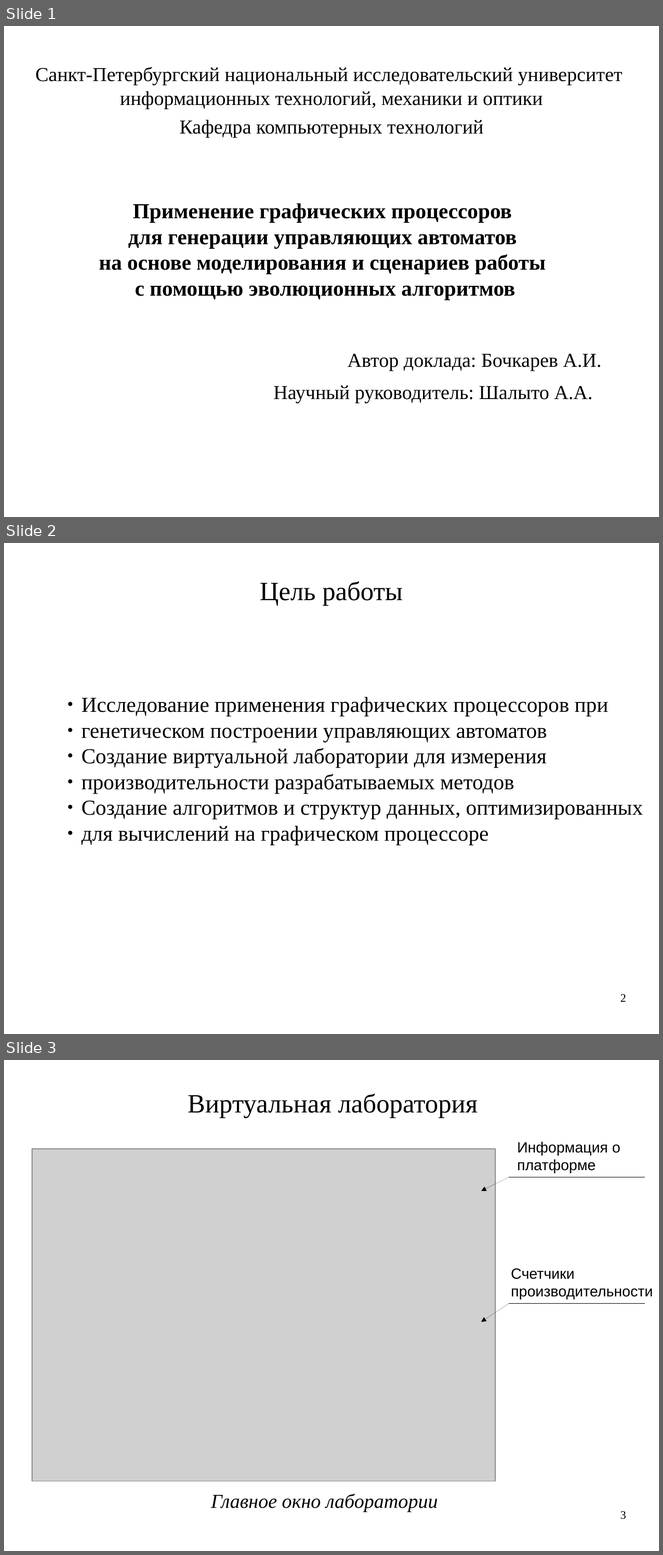
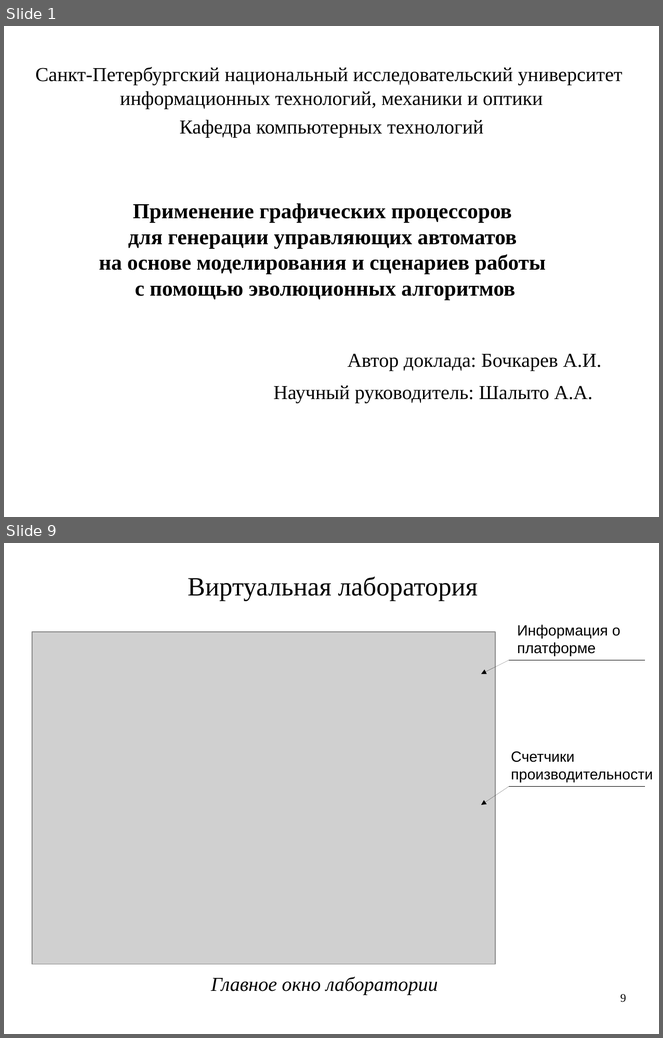
Before and after one commit to artem-bochkarev/master-work, a slide deck: Papers/PresentationKMU.odp. Shown one above the other, each under a label of ours: slides 1, 2 and 3 before the commit, slides 1 and 9 after it; the slides between them are not shown. The pictures are 663x1555 and 663x1038 pixels, drawn with LibreOffice and Linux fonts; fonts in the diff are those of the drawing; grey boxes stand for pictures. Boxes give left, top, right and bottom in pixels: in the first picture for what was removed or moved away, otherwise in the second. Text is boxed around its words. In the diff, an @@ line names an element or a change of style, - is before the commit and + after.

```diff
--- a/Papers/PresentationKMU.odp
+++ b/Papers/PresentationKMU.odp
@@ slide 2 removed at [4,543,659,1034], background #FFFFFF @@
@@ text removed at [260,581,403,605] @@
-Цель работы
@@ text removed at [81,697,643,846] @@
-● Исследование применения графических процессоров при
-● генетическом построении управляющих автоматов
-● Создание виртуальной лаборатории для измерения
-● производительности разрабатываемых методов
-● Создание алгоритмов и структур данных, оптимизированных
-● для вычислений на графическом процессоре
@@ page number removed at [621,994,626,1002] @@
-2
@@ what was slide 3 is now slide 9 @@
@@ page number at [621,994,626,1003]: text changed @@
-3
+9
```
Also in this commit, not shown: 12 slides changed, 6 slides added, 1 other slide removed, 6 other files.
